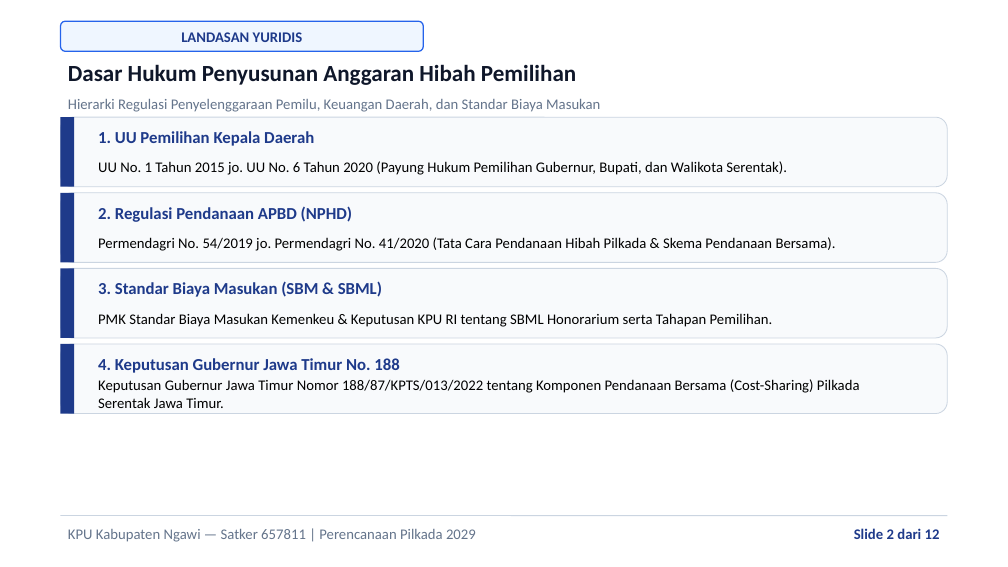
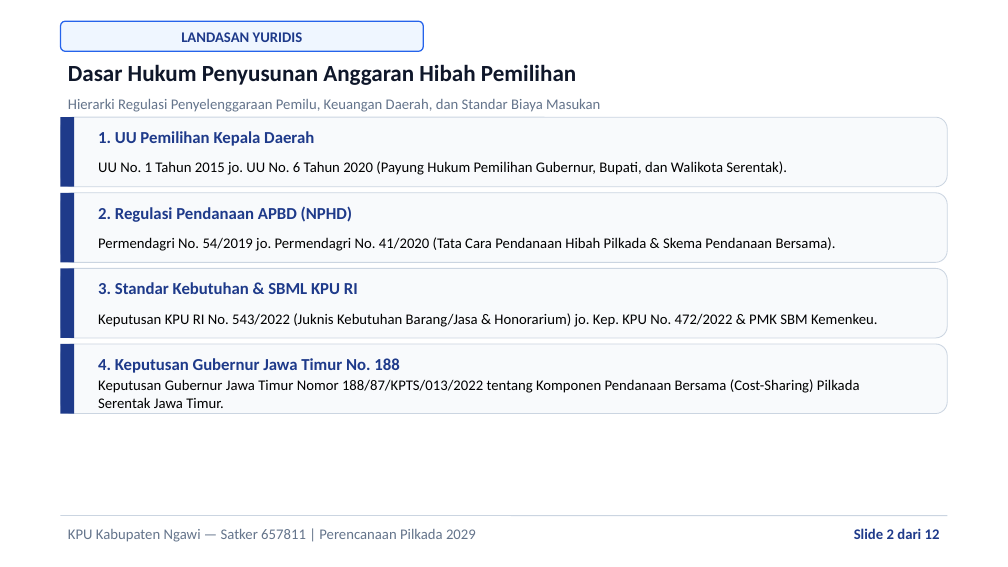
Before and after one commit to stephanusyogi/siprabu, a slide deck: slide 2 of public/downloads/Paparan_RKB_KPU_Ngawi_2029.pptx. Drawn at 1008x567 pixels with LibreOffice and Linux fonts; fonts in the diff are those of the drawing. Boxes give left, top, right and bottom in pixels: in the first picture for what was removed or moved away, otherwise in the second. Text is boxed around its words. In the diff, an @@ line names an element or a change of style, - is before the commit and + after.

Commit message:
feat(regulasi): integrasikan Keputusan KPU RI No 543 Tahun 2022 sebagai dasar hukum kebutuhan barang/jasa dan honorarium pada paparan web dan pptx

```diff
--- a/public/downloads/Paparan_RKB_KPU_Ngawi_2029.pptx
+++ b/public/downloads/Paparan_RKB_KPU_Ngawi_2029.pptx
@@ text at (x1=98, y1=282, x2=358, y2=294): text changed @@
-3. Standar Biaya Masukan (SBM & SBML)
+3. Standar Kebutuhan & SBML KPU RI
@@ text at (x1=98, y1=313, x2=878, y2=327): text changed @@
-PMK Standar Biaya Masukan Kemenkeu & Keputusan KPU RI tentang SBML Honorarium serta Tahapan Pemilihan.
+Keputusan KPU RI No. 543/2022 (Juknis Kebutuhan Barang/Jasa & Honorarium) jo. Kep. KPU No. 472/2022 & PMK SBM Kemenkeu.
```
Also in this commit, not shown: 4 other slides changed, 2 other files.
